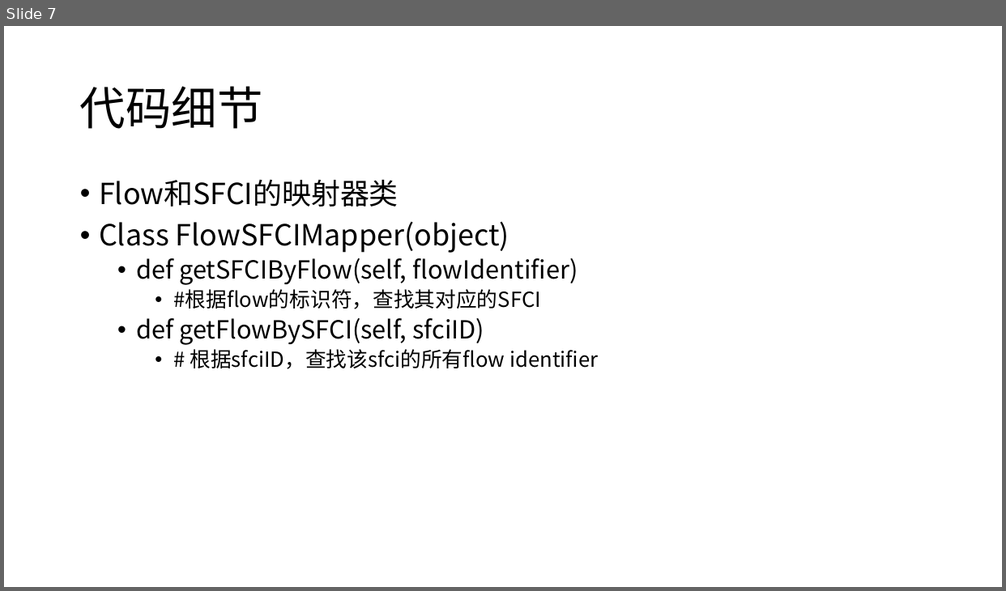
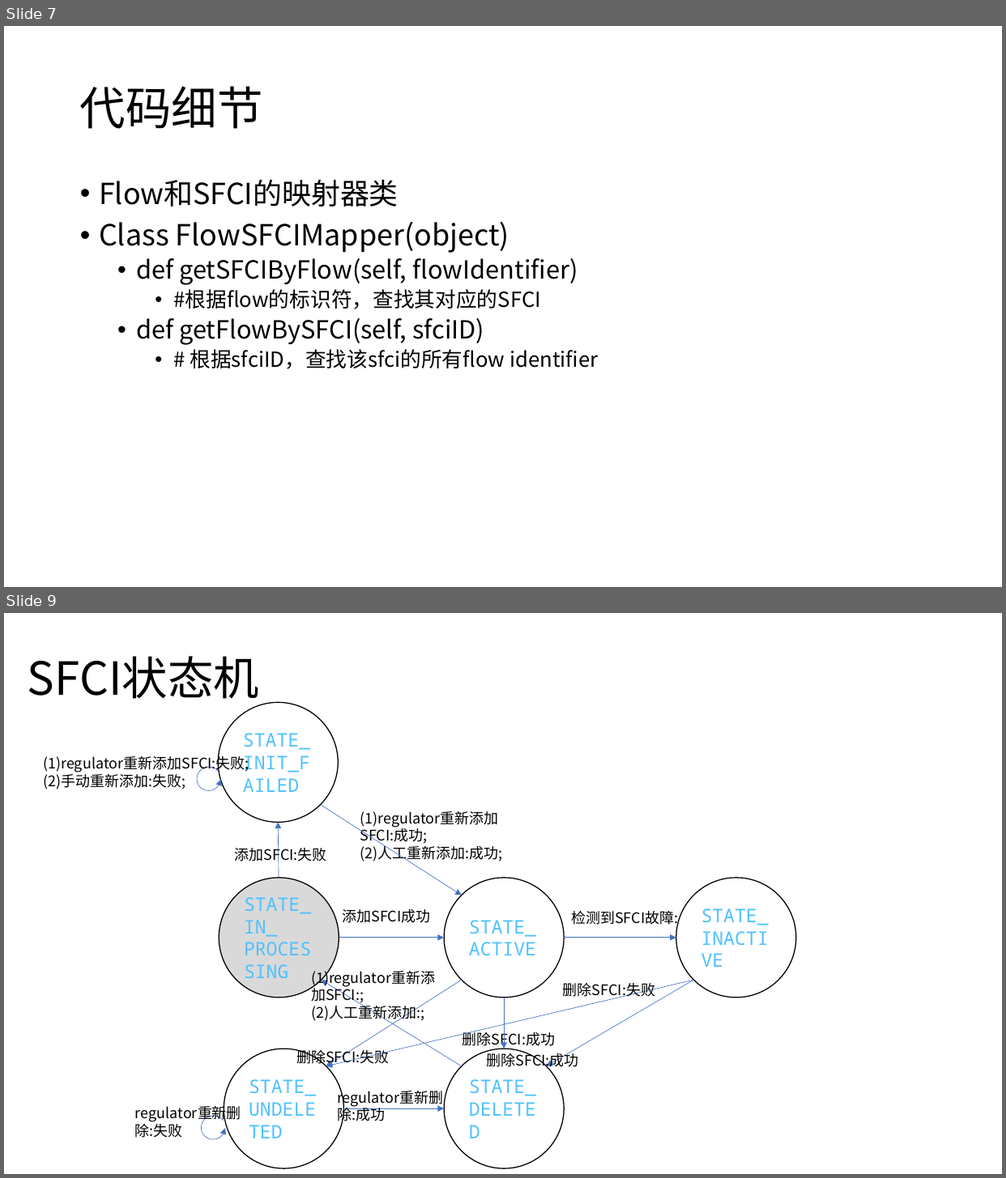
Before and after one commit to magaboomchen/SelfAdaptiveMano, a slide deck: doc/SoftwareDesign/AdaptiveSystem/AdaptiveSystemDesign.pptx. Shown one above the other, each under a label of ours: slide 7 before the commit, slides 7 and 9 after it; the slides between them are not shown. The pictures are 1006x591 and 1006x1178 pixels, drawn with LibreOffice and Linux fonts; fonts in the diff are those of the drawing. Boxes give left, top, right and bottom in pixels: in the first picture for what was removed or moved away, otherwise in the second. Text is boxed around its words. In the diff, an @@ line names an element or a change of style, - is before the commit and + after.

```diff
--- a/doc/SoftwareDesign/AdaptiveSystem/AdaptiveSystemDesign.pptx
+++ b/doc/SoftwareDesign/AdaptiveSystem/AdaptiveSystemDesign.pptx
@@ slide 9 added at box(4, 613, 1002, 1174), background #FFFFFF @@
@@ title added at box(27, 656, 259, 707), 44 pt, text #000000 @@
+SFCI状态机
@@ ellipse added at box(218, 702, 338, 822), fill #FFFFFF, outline #000000 1 pt, 18 pt, text #4FC1FF @@
+STATE_INIT_FAILED
@@ text added at box(43, 754, 249, 790), 14 pt, text #000000 @@
+(1)regulator重新添加SFCI:失败;
+(2)手动重新添加:失败;
@@ arc (boxed as its full ellipse) added at box(193, 763, 226, 795), outline #4472C4 0.5 pt @@
@@ arrow added from (321, 805) to (462, 895), #4472C4 0.5 pt @@
@@ arrow added from (279, 878) to (278, 823), #4472C4 0.5 pt @@
@@ text added at box(360, 811, 503, 862), 14 pt, text #000000 @@
+(1)regulator重新添加SFCI:成功;
+(2)人工重新添加:成功;
@@ text added at box(235, 845, 327, 864), 14 pt, text #000000 @@
+添加SFCI:失败
@@ ellipse added at box(219, 878, 339, 998), fill #D9D9D9, outline #000000 1 pt, 18 pt, text #4FC1FF @@
+STATE_
+IN_
+PROCESSING
@@ ellipse added at box(444, 878, 564, 998), fill #FFFFFF, outline #000000 1 pt, 18 pt, text #4FC1FF @@
+STATE_ACTIVE
@@ ellipse added at box(676, 878, 796, 998), fill #FFFFFF, outline #000000 1 pt, 18 pt, text #4FC1FF @@
+STATE_INACTIVE
@@ text added at box(342, 909, 430, 923), 14 pt, text #000000 @@
+添加SFCI成功
@@ text added at box(571, 911, 678, 928), 14 pt, text #000000 @@
+检测到SFCI故障:
@@ arrow added from (339, 938) to (444, 938), #4472C4 0.5 pt @@
@@ arrow added from (564, 938) to (676, 938), #4472C4 0.5 pt @@
@@ text added at box(311, 968, 435, 1022), 14 pt, text #000000 @@
+(1)regulator重新添加SFCI:;
+(2)人工重新添加:;
@@ arrow added from (462, 1067) to (322, 980), #4472C4 0.5 pt @@
@@ arrow added from (462, 980) to (326, 1067), #4472C4 0.5 pt @@
@@ arrow added from (693, 980) to (326, 1067), #4472C4 0.5 pt @@
@@ arrow added from (504, 998) to (504, 1049), #4472C4 0.5 pt @@
@@ arrow added from (693, 980) to (547, 1067), #4472C4 0.5 pt @@
@@ text added at box(563, 983, 655, 1000), 14 pt, text #000000 @@
+删除SFCI:失败
@@ ellipse added at box(224, 1049, 344, 1169), fill #FFFFFF, outline #000000 1 pt, 18 pt, text #4FC1FF @@
+STATE_UNDELETED
@@ text added at box(296, 1047, 389, 1067), 14 pt, text #000000 @@
+删除SFCI:失败
@@ ellipse added at box(444, 1049, 564, 1169), fill #FFFFFF, outline #000000 1 pt, 18 pt, text #4FC1FF @@
+STATE_DELETED
@@ text added at box(462, 1030, 555, 1050), 14 pt, text #000000 @@
+删除SFCI:成功
@@ text added at box(487, 1051, 579, 1071), 14 pt, text #000000 @@
+删除SFCI:成功
@@ text added at box(135, 1121, 183, 1138), 14 pt, text #000000 @@
+regulator重新删除:失败
@@ arc (boxed as its full ellipse) added at box(197, 1112, 229, 1144), outline #4472C4 0.5 pt @@
@@ text added at box(337, 1105, 385, 1125), 14 pt, text #000000 @@
+regulator重新删除:成功
@@ arrow added from (344, 1109) to (444, 1109), #4472C4 0.5 pt @@
```
Also in this commit, not shown: 1 other slide added, 17 other files.
